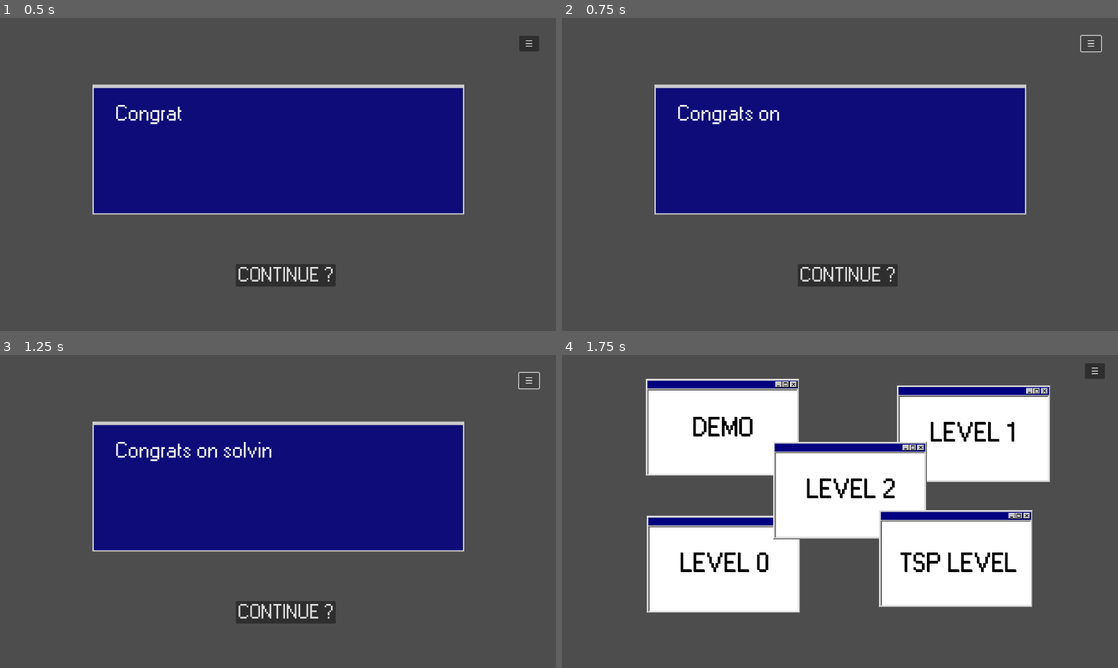
Above: before the commit, frames 1-4 (two rows, left to right).
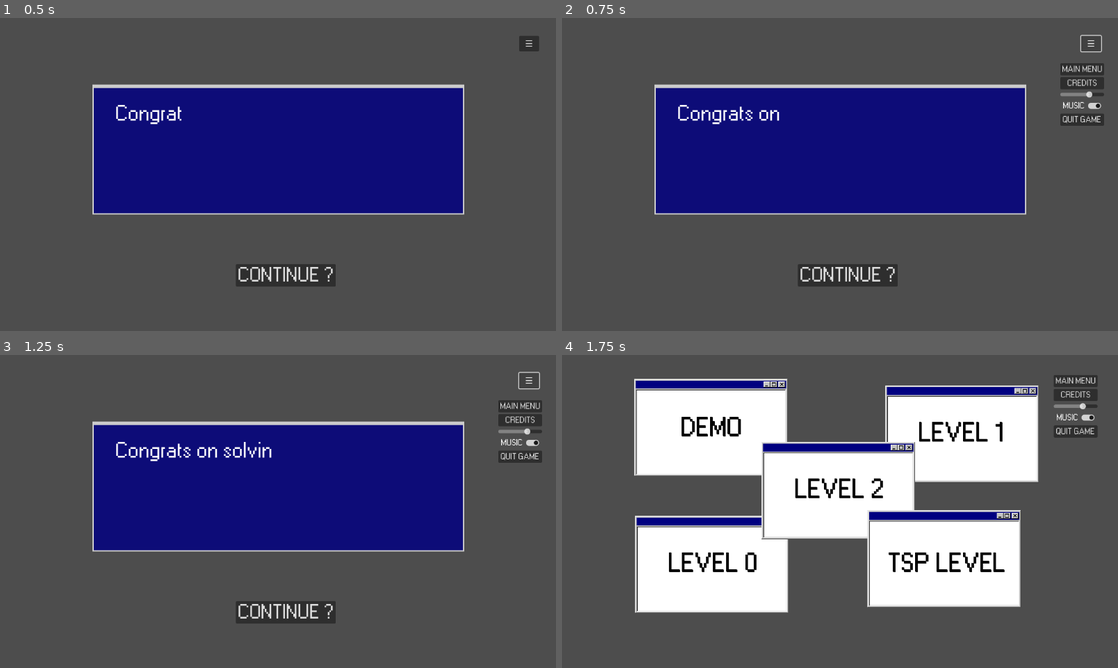
Above: after the commit, the same moments.

Repository: BcubeStudios/Netspace-Game
Game: Godot game, scene res://scenes/ending.tscn
The game is run twice, just before and just after one commit, with the same random seed, the same clock (stepped at 60 frames per second) and the same inputs. This scene is started directly instead of the project's main scene.
Inputs:
- Up to frame 1 (0.5 s): no input
- Up to frame 2 (0.75 s): click "☰" at 0.5 s
- Up to frame 3 (1.25 s): no input
- Up to frame 4 (1.75 s): click "CONTINUE ?" at 1.25 s

Frame 1 is identical in both runs. In frame 2, 1.0% of the frame differs, in the area x 89-98%, y 14-35%; in frame 3, 1.0%; in frame 4, 10%, in the area x 13-98%, y 2-83%.
Error before the commit: Attempt to call function 'show' in base 'null instance' on a null instance. (res://scripts/ending.gd:28)

Commit message:
fixes and level0 groundwork

Diff:
--- a/GodotWorkspace/scenes/game_panel.tscn
+++ b/GodotWorkspace/scenes/game_panel.tscn
@@ -93,10 +93,10 @@
 [node name="resetButton" type="Button" parent="."]
 layout_mode = 1
 anchors_preset = -1
-offset_left = 1091.0
-offset_top = 678.0
-offset_right = 1175.0
-offset_bottom = 706.0
+offset_left = 1088.0
+offset_top = 667.0
+offset_right = 1172.0
+offset_bottom = 695.0
 theme = ExtResource("3_fyrpk")
 text = "Reset"
 
--- a/GodotWorkspace/scenes/level_select.tscn
+++ b/GodotWorkspace/scenes/level_select.tscn
@@ -9,24 +9,15 @@
 script = ExtResource("1_jg4nj")
 
 [node name="SettingsMenu" parent="." instance=ExtResource("2_t2cu7")]
-visible = false
-offset_left = 1183.0
-offset_top = 122.0
-offset_right = 1223.0
-offset_bottom = 155.0
-
-[node name="SettingButton" type="Button" parent="."]
-offset_left = 1204.0
-offset_top = 19.0
-offset_right = 1250.0
-offset_bottom = 55.0
-theme = ExtResource("3_3r531")
-text = "☰"
+offset_left = 1162.0
+offset_top = 101.0
+offset_right = 1202.0
+offset_bottom = 134.0
 
 [node name="demoButton" type="TextureButton" parent="."]
-offset_left = 193.0
+offset_left = 166.0
 offset_top = 55.0
-offset_right = 547.0
+offset_right = 520.0
 offset_bottom = 279.0
 texture_normal = ExtResource("4_kt32x")
 texture_pressed = ExtResource("4_kt32x")
@@ -47,9 +38,9 @@
 text = "DEMO"
 
 [node name="level0Button" type="TextureButton" parent="."]
-offset_left = 195.0
+offset_left = 168.0
 offset_top = 370.0
-offset_right = 549.0
+offset_right = 522.0
 offset_bottom = 594.0
 texture_normal = ExtResource("4_kt32x")
 texture_pressed = ExtResource("4_kt32x")
@@ -70,9 +61,9 @@
 text = "LEVEL 0"
 
 [node name="level1Button" type="TextureButton" parent="."]
-offset_left = 771.0
+offset_left = 744.0
 offset_top = 70.0
-offset_right = 1125.0
+offset_right = 1098.0
 offset_bottom = 294.0
 texture_normal = ExtResource("4_kt32x")
 texture_pressed = ExtResource("4_kt32x")
@@ -93,9 +84,9 @@
 text = "LEVEL 1"
 
 [node name="level2Button" type="TextureButton" parent="."]
-offset_left = 486.0
+offset_left = 459.0
 offset_top = 200.0
-offset_right = 840.0
+offset_right = 813.0
 offset_bottom = 424.0
 texture_normal = ExtResource("4_kt32x")
 texture_pressed = ExtResource("4_kt32x")
@@ -116,9 +107,9 @@
 text = "LEVEL 2"
 
 [node name="tspButton" type="TextureButton" parent="."]
-offset_left = 730.0
+offset_left = 703.0
 offset_top = 357.0
-offset_right = 1084.0
+offset_right = 1057.0
 offset_bottom = 581.0
 texture_normal = ExtResource("4_kt32x")
 texture_pressed = ExtResource("4_kt32x")
@@ -138,7 +129,6 @@
 theme_override_font_sizes/font_size = 61
 text = "TSP LEVEL"
 
-[connection signal="pressed" from="SettingButton" to="." method="_on_setting_button_pressed"]
 [connection signal="pressed" from="demoButton" to="." method="_on_demo_button_pressed"]
 [connection signal="pressed" from="level0Button" to="." method="_on_level_0_button_pressed"]
 [connection signal="pressed" from="tspButton" to="." method="_on_tsp_button_pressed"]
--- a/GodotWorkspace/scripts/director.gd
+++ b/GodotWorkspace/scripts/director.gd
@@ -71,7 +71,7 @@
 					#new edge
 					var edge = Edge.new(current_phedge.origin, current_point)
 					if(current_phedge.origin.add_edge(edge) and current_point.add_edge(edge) and change_length_left(edge.length)):
-						#reset phedge
+												#reset phedge
 						current_phedge.reset_origin()
 						#add edge to array
 						add_child(edge)
@@ -80,6 +80,10 @@
 						edges.append(edge)
 						game_won()
 					else:
+						current_phedge.origin.remove_edge(edge)
+						current_phedge.origin.redraw()
+						current_point.remove_edge(edge)
+						current_point.redraw()
 						#reset phedge
 						current_phedge.reset_origin()
 						curr_length = 0
--- a/GodotWorkspace/scripts/end_point.gd
+++ b/GodotWorkspace/scripts/end_point.gd
@@ -28,9 +28,12 @@
 		return true
 	return false
 
-func remove_edge(_p_edge:Edge) -> bool:
-	edge = null
-	return true
+func remove_edge(p_edge:Edge) -> bool:
+	if(p_edge.id == edge.id):
+		edge = null
+		return true
+	else:
+		return false
 
 func curr_frame()-> int:
 	return $Area2D/sprite.frame
--- a/GodotWorkspace/scripts/ending.gd
+++ b/GodotWorkspace/scripts/ending.gd
@@ -21,7 +21,7 @@
 	settingsMenu()
 
 func settingsMenu():
-	var setting_panel = $SettingPanel
+	var setting_panel = $SettingsMenu
 	if setting_on:
 		setting_panel.hide()
 	else :
--- a/GodotWorkspace/scripts/level_0.gd
+++ b/GodotWorkspace/scripts/level_0.gd
@@ -1,11 +1,43 @@
 extends Node2D
 
+@onready var dir = $gamePanel/Director
 
-# Called when the node enters the scene tree for the first time.
+var step:int
+
 func _ready():
-	pass # Replace with function body.
+	step = 0
+	dir.max_phedge = 1000
+	dir.set_cable_length(100000)
+	$HUD/InfoPanel/InfoLabel.text = "The Traveling Salesman Problem aka TSP is a problem in graph theory. It asks a given a list of nodes, how can we visit each one at least once, while returning to the origin, using the least amount of lenght possible. Here you can try to find the shortest amount of lenght. In the real world there are many algorithms that try to solve this problem most efficiently."
+	$HUD/ObjectivesPanel/ObjectivesLabel.text = "Connect all the nodes at least once using the least amount of cable possible. The edge should return to the origine node."
 
+	$gamePanel/cablePanel/cable_Label.text = "Current Cable Used"
+	$gamePanel/cablePanel/length_Label.hide()
 
-# Called every frame. 'delta' is the elapsed time since the previous frame.
-func _process(delta):
-	pass
+	dir.create_end_point("point1", (Vector2i(450, 450)))
+	dir.create_end_point("point2", (Vector2i(850, 450)))
+
+func level_won():
+	if step >= 5:
+		await Global.wait(1.5)
+		get_tree().change_scene_to_file("res://scenes/ending.tscn")
+	step = step + 1
+	next_step()
+
+func next_step():
+	match step:
+		1:
+			await Global.wait(0.5)
+			dir.create_point("point3", (Vector2i(650, 150)))
+		2:
+			await Global.wait(0.5)
+			dir.create_end_point("point4", (Vector2i(650, 550)))
+		3:
+			await Global.wait(0.5)
+			dir.create_point("point5", (Vector2i(1000, 150)))
+		4:
+			await Global.wait(0.5)
+			dir.create_end_point("point6", (Vector2i(1000, 450)))
+		5:
+			await Global.wait(0.5)
+			dir.create_end_point("point7", (Vector2i(900, 650)))
--- a/GodotWorkspace/scripts/level_select.gd
+++ b/GodotWorkspace/scripts/level_select.gd
@@ -1,21 +1,6 @@
 extends Node2D
 
 var setting_on = false
-
-func _process(_delta):
-	if Input.is_action_just_pressed("Settings"):
-		settingsMenu()
-
-func _on_setting_button_pressed():
-	settingsMenu()
-
-func settingsMenu():
-	var setting_panel = $SettingPanel
-	if setting_on:
-		setting_panel.hide()
-	else :
-		setting_panel.show()
-	setting_on = !setting_on
 
 func _on_demo_button_pressed():
 	get_tree().change_scene_to_file("res://scenes/demo_level.tscn")
--- a/GodotWorkspace/scripts/tsp_level.gd
+++ b/GodotWorkspace/scripts/tsp_level.gd
@@ -35,8 +35,6 @@
 	await Global.wait(1.5)
 	get_tree().change_scene_to_file("res://scenes/ending.tscn")
 
-func reset():
-	get_tree().change_scene_to_file("res://scenes/demo_level.tscn")
 
 func _process(_delta):
 	$scoreLabel.text = str(int($gamePanel/Director.max_length - $gamePanel/Director.length_left))
